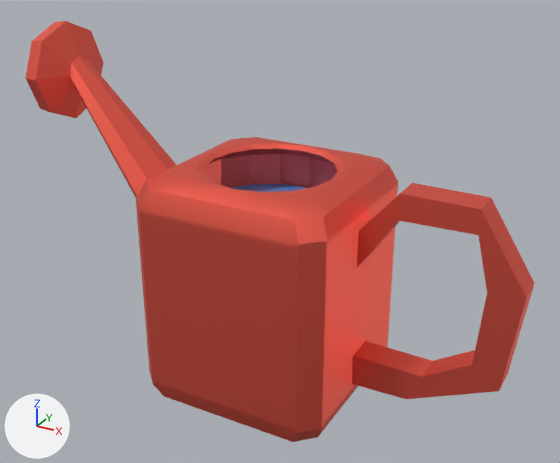
The FBX model models/wateringCan/wateringCan.fbx as it was, and as the next commit left it.
Both versions are drawn from a camera (50 mm lens) standing at (0.0233, -0.0411, 0.0253) and looking at (0.0006, 0.0002, 0.0046). Arrows for +X, +Y and +Z are at lower left; the lights stay in place. Where no turn or scale is listed for an object, it has been applied to the vertices.
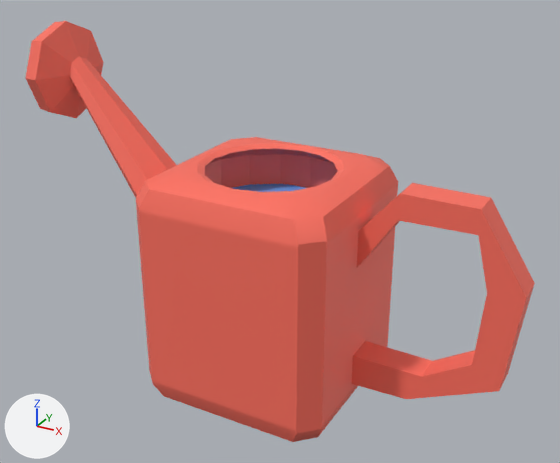
The newer file is also rescaled (x1.24) as a whole; pictures and numbers use the older file's frame.

The change, as a diff of the scene's bpy script:
```diff
--- a/models/wateringCan/wateringCan.fbx.py
+++ b/models/wateringCan/wateringCan.fbx.py
@@ mat_lambert4_001 @@
 mat_lambert4_001.texture = img_pcubeshape1_color_1_png  # with its transparency
-mat_lambert4_001.metallic = 1.0
 mat_lambert4_001.roughness = 0.553
```

Boxes [x1, y1, x2, y2] around the edits, measured in the pictures (560 x 463 px):
'pCube3', surface changed
    both: [26, 21, 535, 442]
